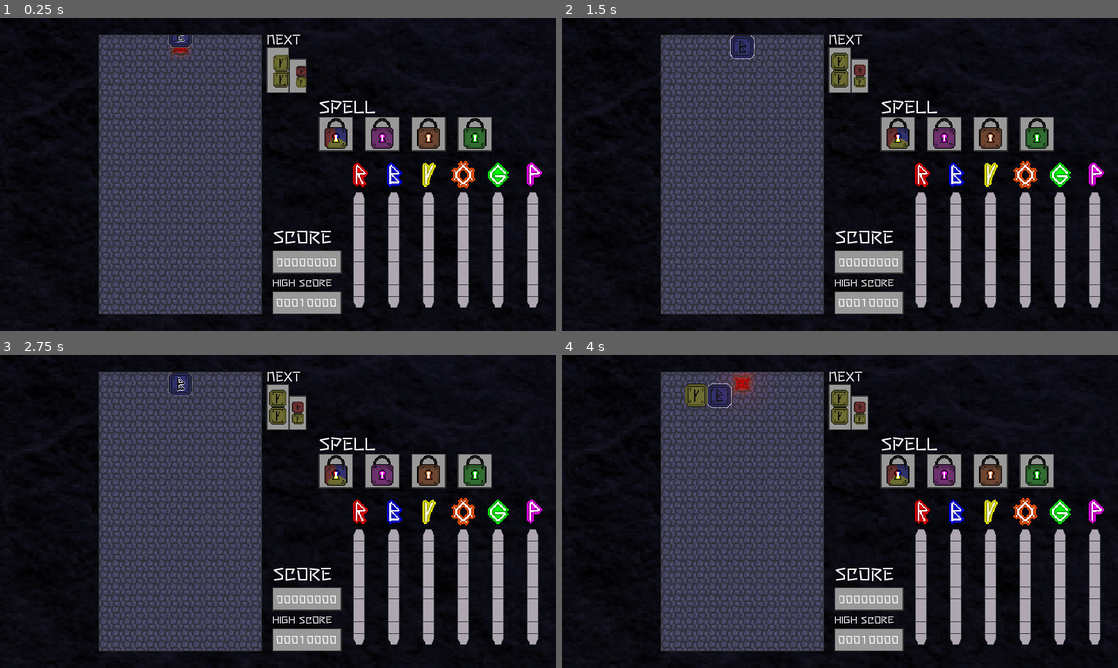
Above: before the commit, frames 1-4 (two rows, left to right).
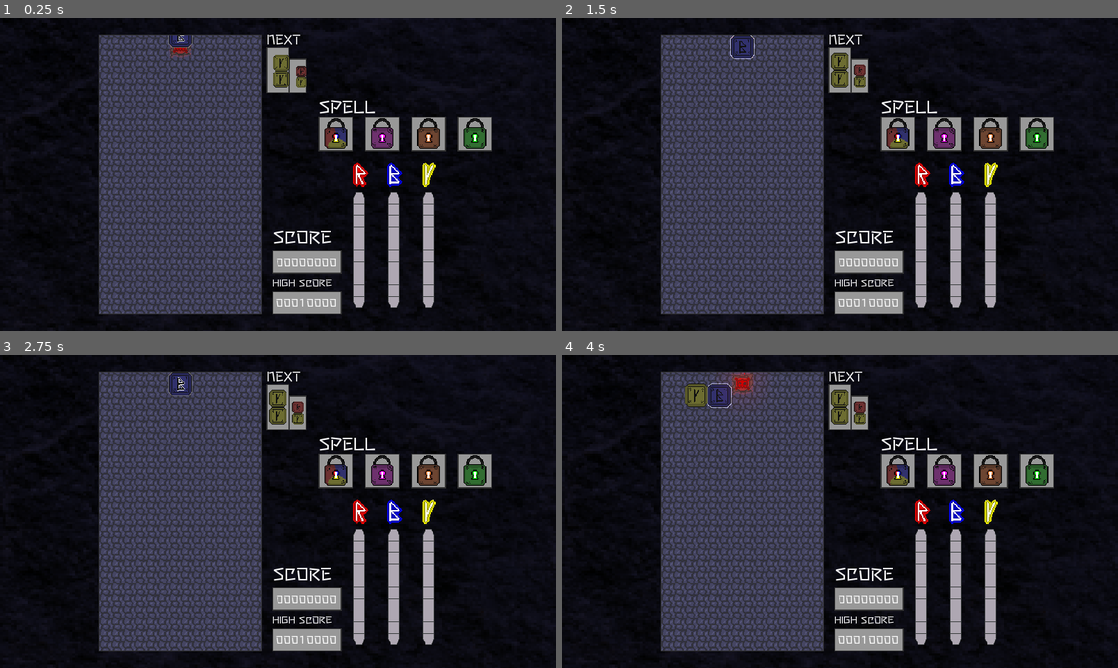
Above: after the commit, the same moments.

Repository: dreamblader/rune_ruckus
Game: Godot game, scene res://game_scene.tscn
Two runs of this game, one before a commit and one after it. Both use one fixed random seed, a clock stepped at 60 frames per second and the inputs below.
Inputs:
- Up to frame 1 (0.25 s): no input
- Up to frame 2 (1.5 s): tap Enter (ui_accept) at 0.5, 0.77, 1.25 s; hold Right (ui_right) 0.53-1.28 s; hold S (drop) 0.53-1.28 s; hold Down (ui_down) from 1.28 s (still down); tap A (rotate_l) at 1.35 s
- Up to frame 3 (2.75 s): tap Enter (ui_accept) at 1.52, 2 s; release Down (ui_down) at 2.03 s; hold Right (ui_right) from 2.03 s (still down); hold D (rotate_r) from 2.03 s (still down)
- Up to frame 4 (4 s): release D (rotate_r) at 2.78 s; tap S (drop) at 2.85 s; tap Enter (ui_accept) at 3.02, 3.77 s; release Right (ui_right) at 3.53 s; hold Left (ui_left) from 3.53 s (still down); hold A (rotate_l) from 3.53 s (still down)

The runs differ from the first frame. In frame 1, 2.8% of the frame differs, in the area x 81-98%, y 45-93%; in frame 2, 2.8%; in frame 3, 2.8%; in frame 4, 2.8%.

Commit message:
some minor rerolls

Diff:
--- a/ui/data_content_scene.tscn
+++ b/ui/data_content_scene.tscn
@@ -76,6 +76,7 @@
 my_color = 1
 
 [node name="OrangeProgress" parent="BarContainer" instance=ExtResource( 1 )]
+visible = false
 anchor_top = 0.0
 anchor_bottom = 0.0
 margin_left = 360.0
@@ -86,21 +87,23 @@
 my_color = 5
 
 [node name="GreenProgress" parent="BarContainer" instance=ExtResource( 1 )]
+visible = false
 anchor_top = 0.0
 anchor_bottom = 0.0
-margin_left = 480.0
+margin_left = 360.0
 margin_top = 0.0
-margin_right = 600.0
+margin_right = 480.0
 margin_bottom = 600.0
 rect_scale = Vector2( 1, 1 )
 my_color = 3
 
 [node name="PurpleProgress" parent="BarContainer" instance=ExtResource( 1 )]
+visible = false
 anchor_top = 0.0
 anchor_bottom = 0.0
-margin_left = 600.0
+margin_left = 360.0
 margin_top = 0.0
-margin_right = 720.0
+margin_right = 480.0
 margin_bottom = 600.0
 rect_scale = Vector2( 1, 1 )
 my_color = 4
